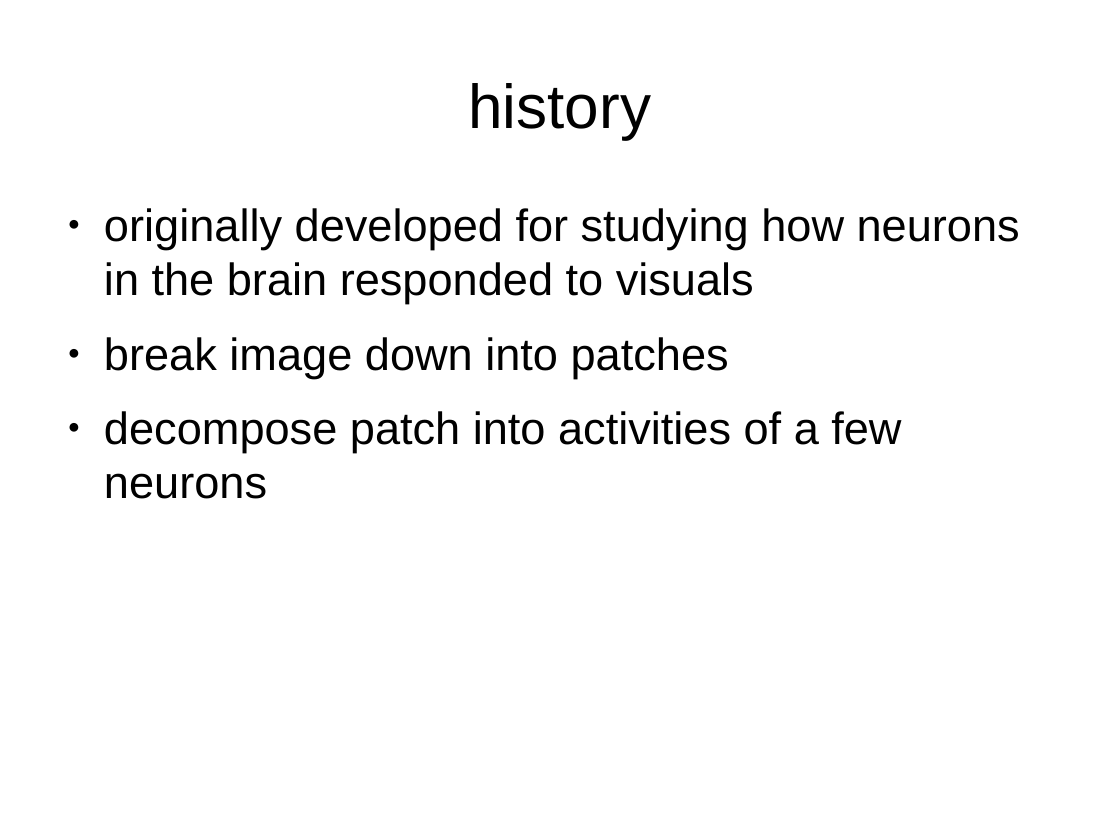
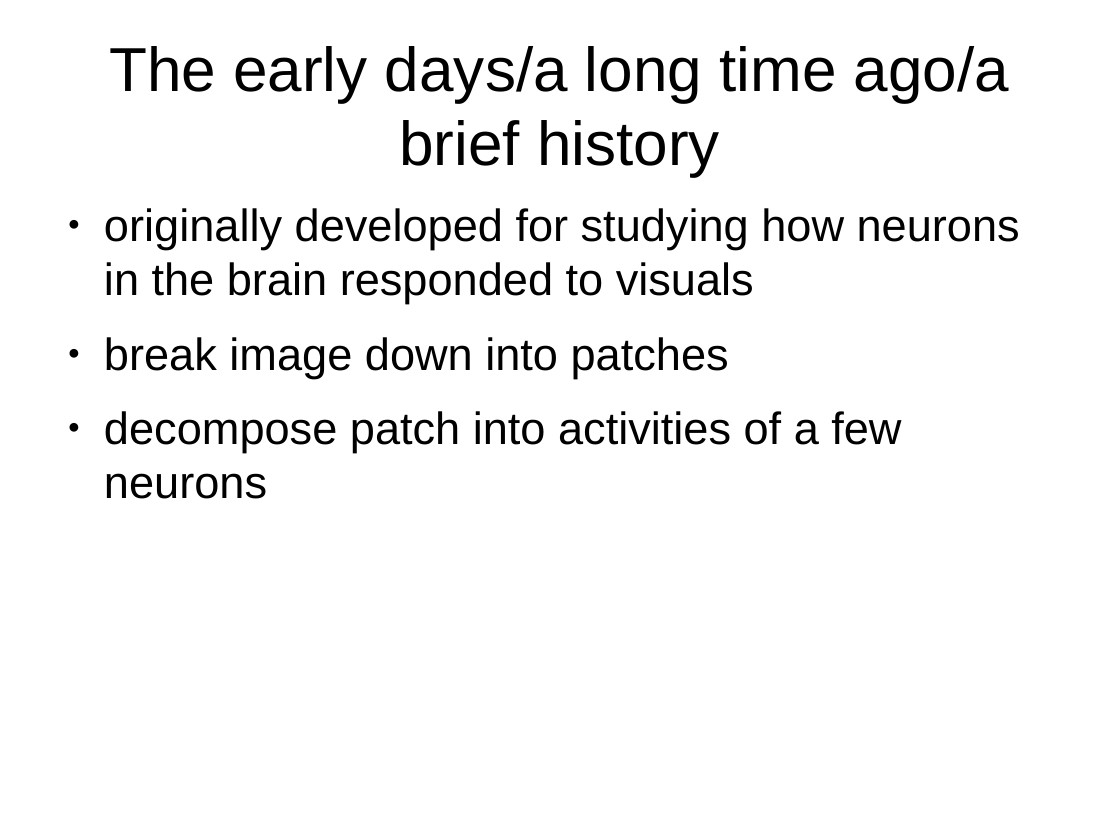
Before and after one commit to Sebu/sprs, a slide deck: slide 6 of progress_report/progress_report.odp. Drawn at 1120x840 pixels with LibreOffice and Linux fonts; fonts in the diff are those of the drawing. Boxes give left, top, right and bottom in pixels: in the first picture for what was removed or moved away, otherwise in the second. Text is boxed around its words. In the diff, an @@ line names an element or a change of style, - is before the commit and + after.

```diff
--- a/progress_report/progress_report.odp
+++ b/progress_report/progress_report.odp
@@ title at [109, 46, 1009, 177]: text changed @@
-history
+The early days/a long time ago/a brief history
```
Also in this commit, not shown: 11 other slides changed, 2 slides added, 2 slides removed.
